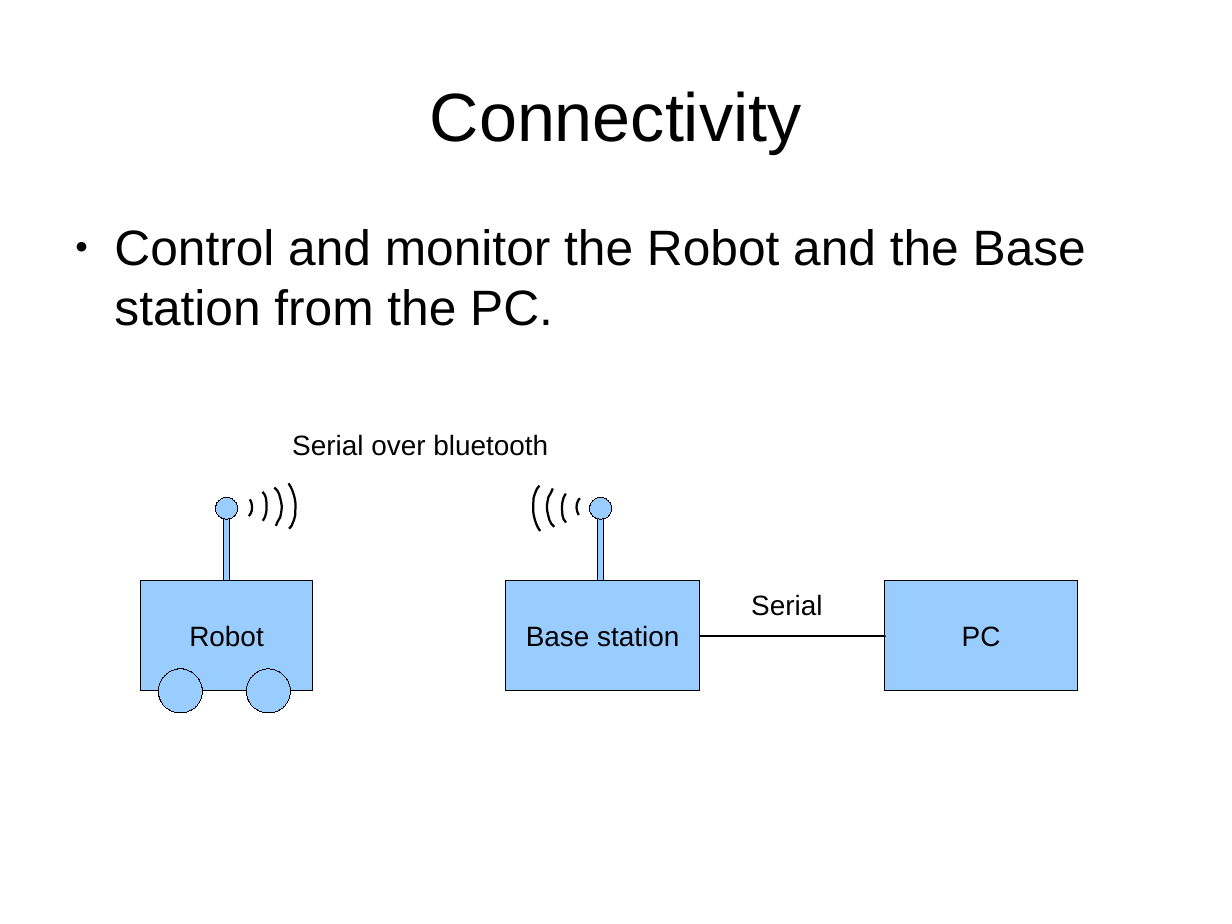
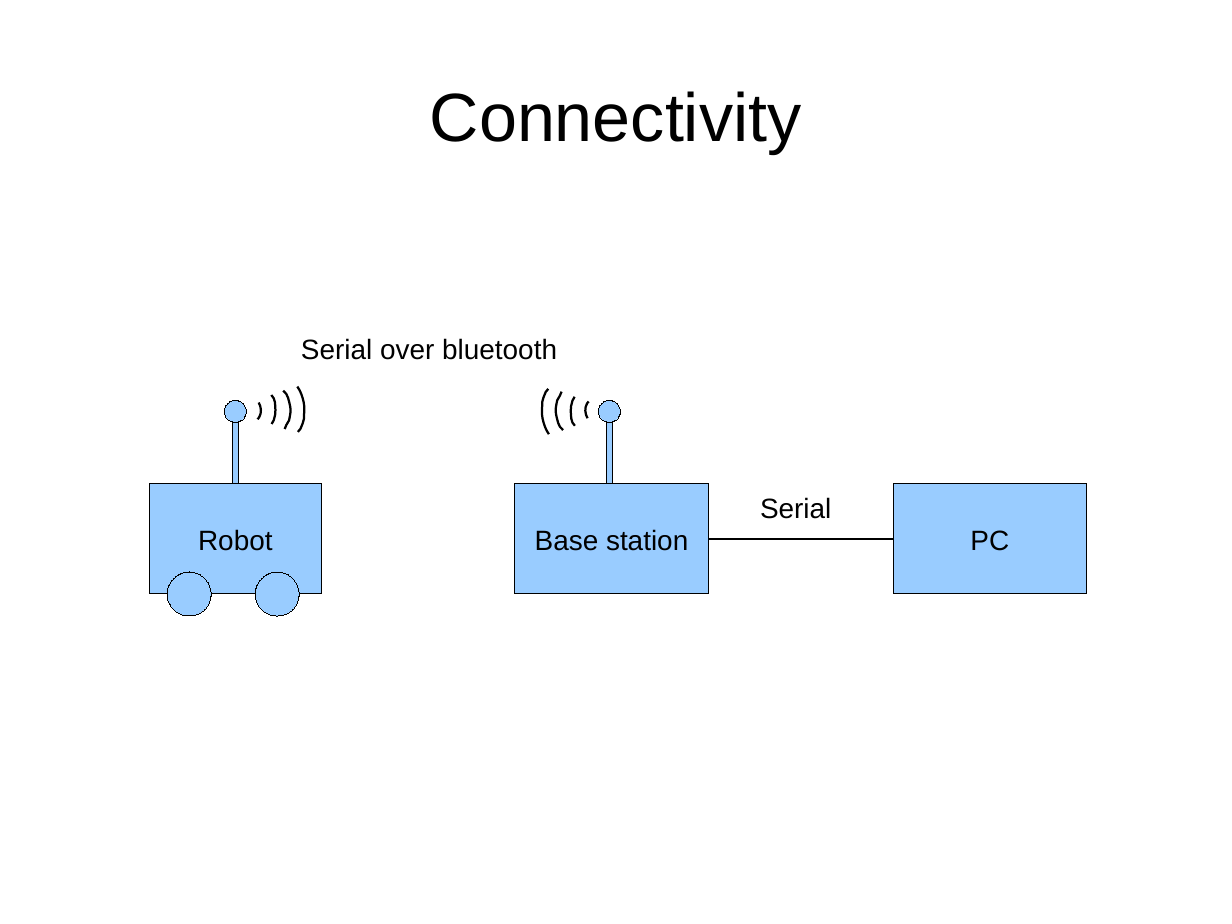
Before and after one commit to eerimoq/romeo, a slide deck: slide 4 of doc/schematics.odp. Drawn at 1232x924 pixels with LibreOffice and Linux fonts; fonts in the diff are those of the drawing. Boxes give left, top, right and bottom in pixels: in the first picture for what was removed or moved away, otherwise in the second. Text is boxed around its words. In the diff, an @@ line names an element or a change of style, - is before the commit and + after.

```diff
--- a/doc/schematics.odp
+++ b/doc/schematics.odp
@@ text removed at (114, 229, 1086, 326) @@
-● Control and monitor the Robot and the Base station from the PC.
@@ 5 rectangles, 5 freeform shapes, 4 ellipses, 1 text, 1 elbow line: place and size @@
-5 rectangles, 5 freeform shapes, 4 ellipses, 1 text, 1 elbow line at (141, 484, 1078, 712)
+5 rectangles, 5 freeform shapes, 4 ellipses, 1 text, 1 elbow line at (150, 387, 1087, 616)
@@ 3 freeform shapes, 1 text: place and size @@
-3 freeform shapes, 1 text at (249, 434, 580, 527)
+3 freeform shapes, 1 text at (257, 338, 589, 429)
```
Also in this commit, not shown: 2 other slides changed, 6 other files.
